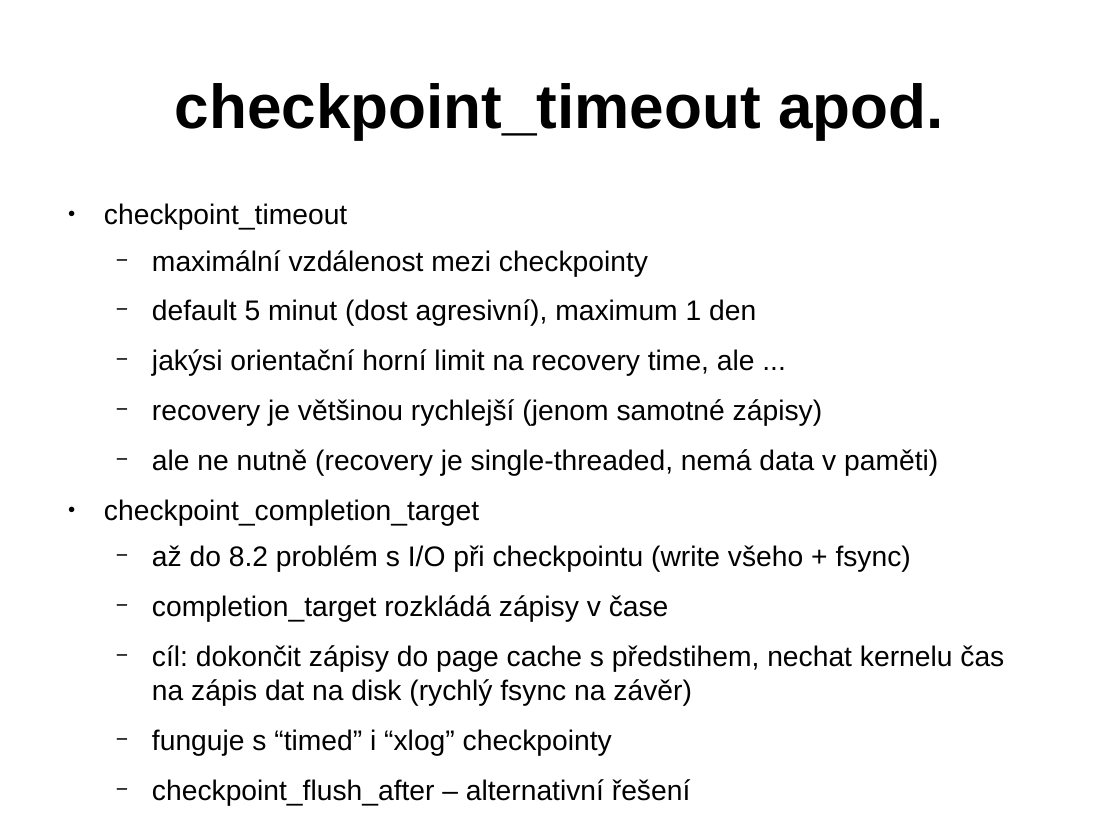
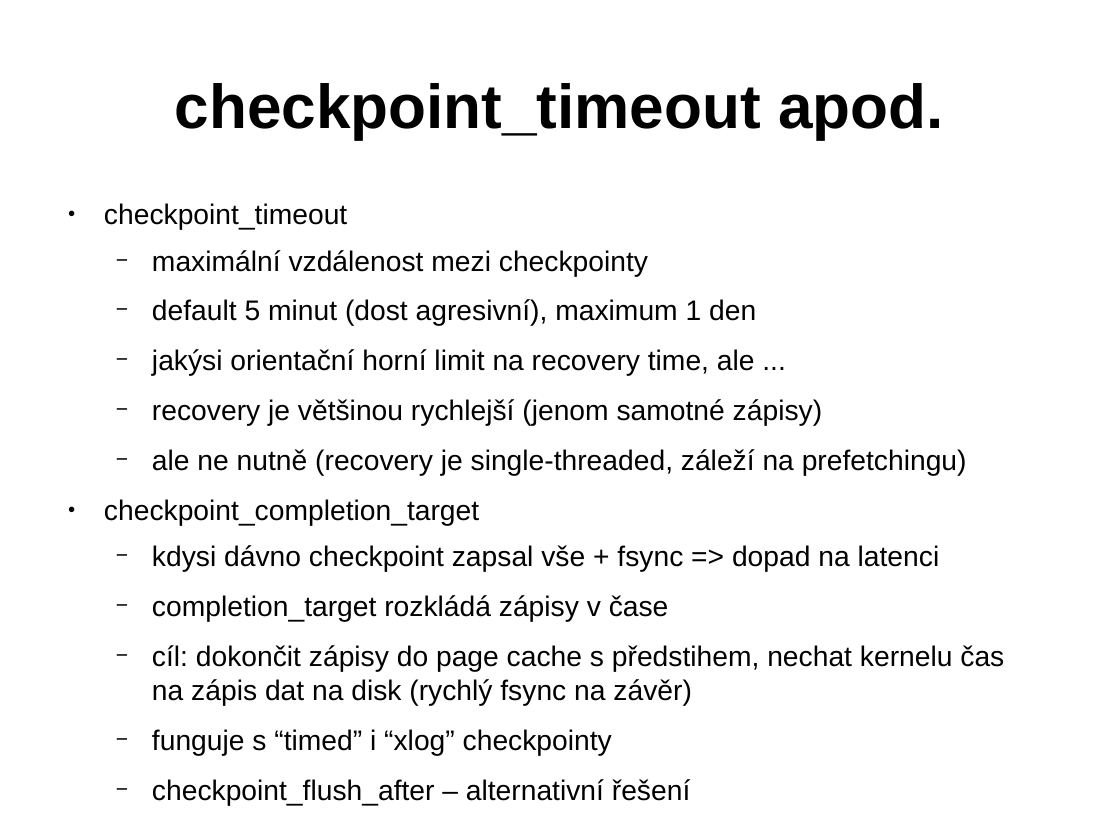
Before and after one commit to tvondra/perf_tuning_training, a slide deck: slide 21 of perf-tuning-training.odp (slide 20 before the commit). Drawn at 1120x840 pixels with LibreOffice and Linux fonts; fonts in the diff are those of the drawing. Boxes give left, top, right and bottom in pixels: in the first picture for what was removed or moved away, otherwise in the second. Text is boxed around its words. In the diff, an @@ line names an element or a change of style, - is before the commit and + after.

```diff
--- a/perf-tuning-training.odp
+++ b/perf-tuning-training.odp
@@ text at (152,449,967,476): text changed @@
-  − ale ne nutně (recovery je single-threaded, nemá data v paměti)
+  − ale ne nutně (recovery je single-threaded, záleží na prefetchingu)
@@ text at (152,545,940,572): text changed @@
-  − až do 8.2 problém s I/O při checkpointu (write všeho + fsync)
+  − kdysi dávno checkpoint zapsal vše + fsync => dopad na latenci
```
Also in this commit, not shown: 14 other slides changed, 2 slides added, 2 other files.
